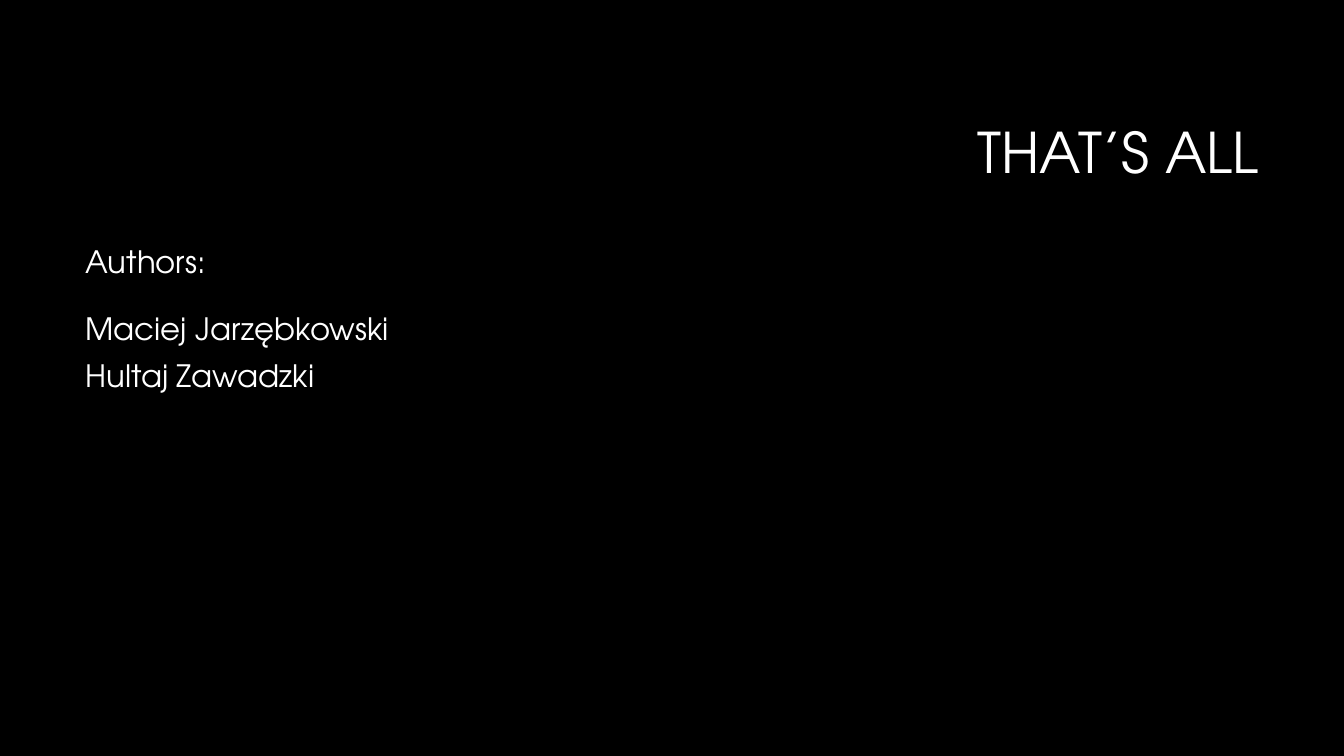
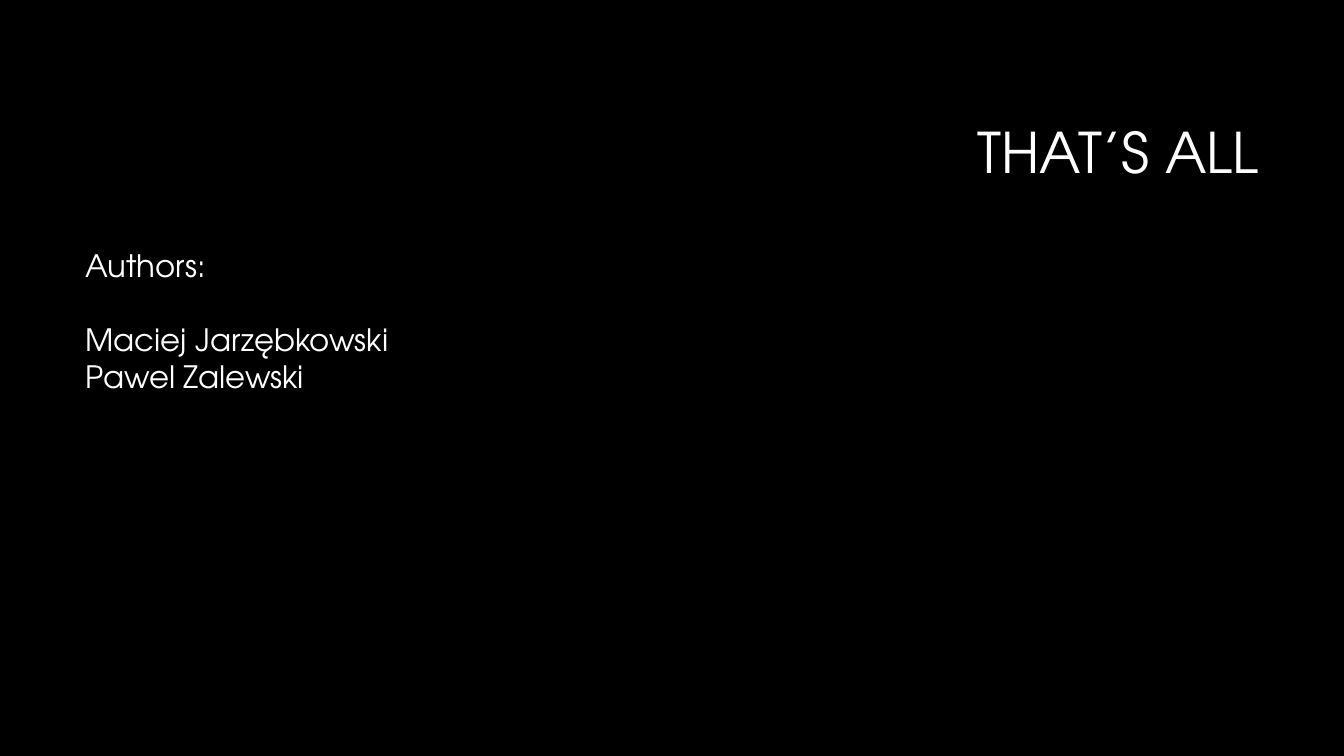
Before and after one commit to mjarzebkowski/AGH_ReactContainersPresentation, a slide deck: slide 8 of ReactContainers.pptx. Drawn at 1344x756 pixels with LibreOffice and Linux fonts; fonts in the diff are those of the drawing; background and template pictures are left out. Boxes give left, top, right and bottom in pixels: in the first picture for what was removed or moved away, otherwise in the second. Text is boxed around its words. In the diff, an @@ line names an element or a change of style, - is before the commit and + after.

```diff
--- a/ReactContainers.pptx
+++ b/ReactContainers.pptx
@@ text at bbox=[85, 254, 388, 366]: line spacing 0.9 to 1; less space between paragraphs @@
@@ text at bbox=[85, 356, 304, 389]: text changed @@
-Hultaj Zawadzki
+Pawel Zalewski
```
Also in this commit, not shown: 3 other slides changed.
